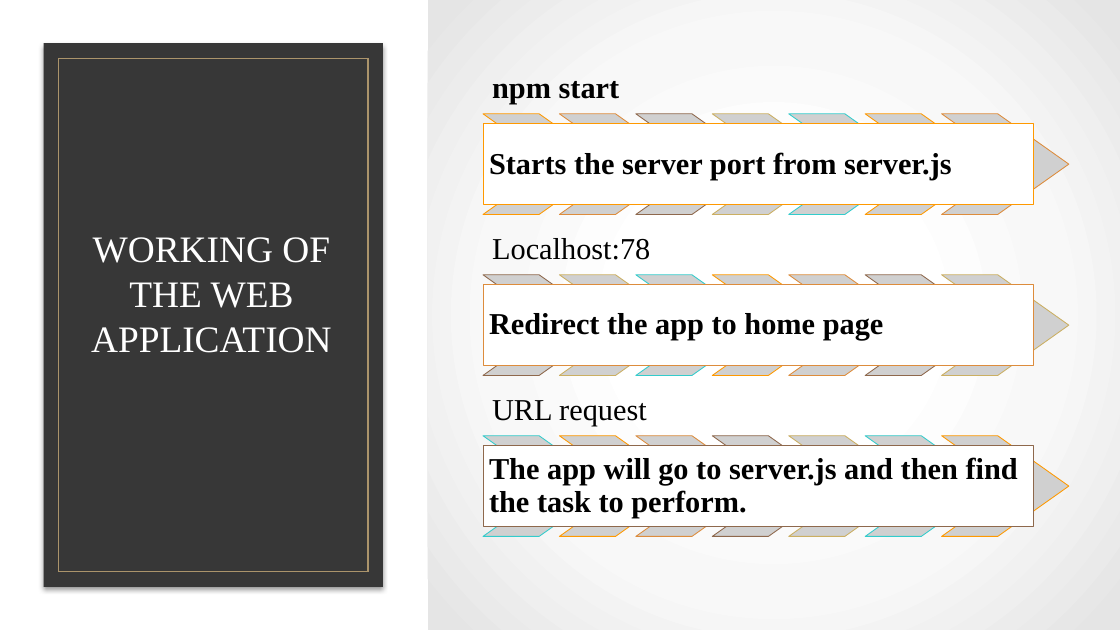
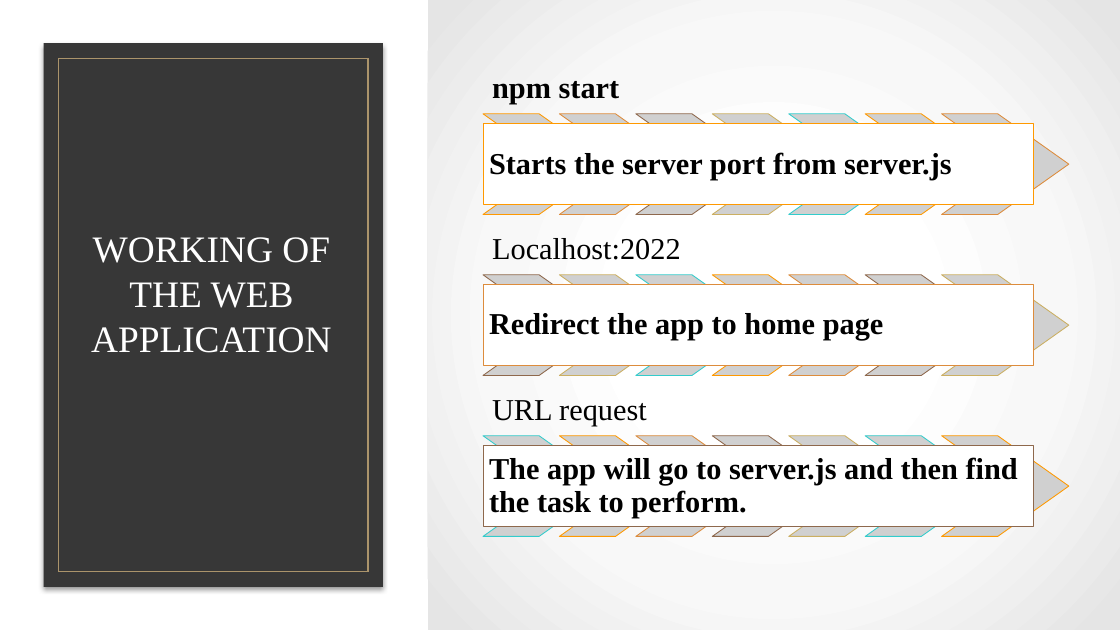
Before and after one commit to ayushamlesh/wetravel, a slide deck: slide 11 of WE TRAVEL.pptx. Drawn at 1120x630 pixels with LibreOffice and Linux fonts; fonts in the diff are those of the drawing; grey boxes stand for pictures; background and template pictures are left out. Boxes give left, top, right and bottom in pixels: in the first picture for what was removed or moved away, otherwise in the second. Text is boxed around its words. In the diff, an @@ line names an element or a change of style, - is before the commit and + after.

```diff
--- a/WE TRAVEL.pptx
+++ b/WE TRAVEL.pptx
@@ text at (492,238,681,260): text changed @@
-Localhost:78
+Localhost:2022
```
Also in this commit, not shown: 1 other slide changed, 9 other files.
